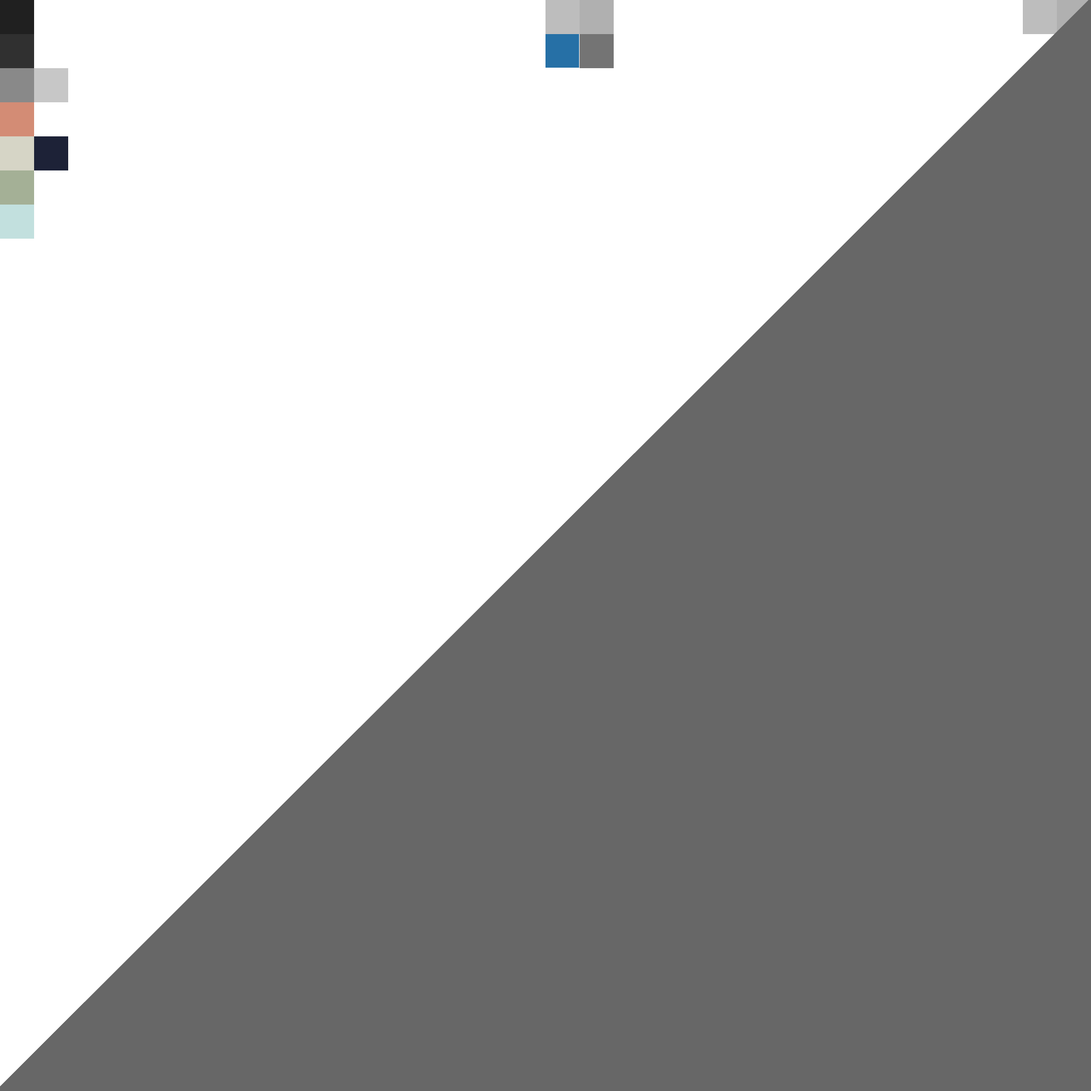
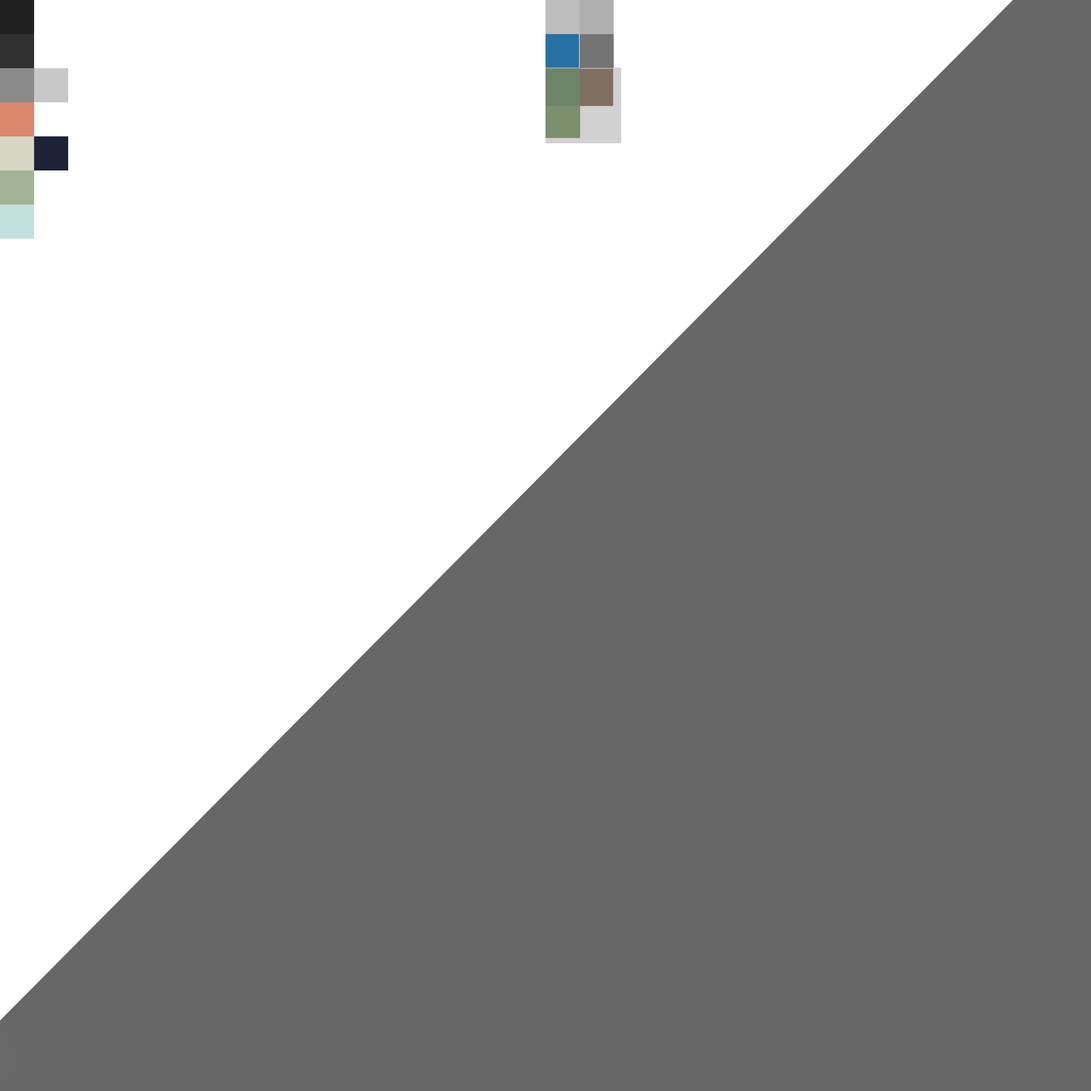
Layered file, before and after one edit (1091 × 1091). Changes by layer:
painted on "PBR_Chris.png" over bbox(0, 102, 35, 137)
painted on "albed" over bbox(0, 0, 1089, 1087)
